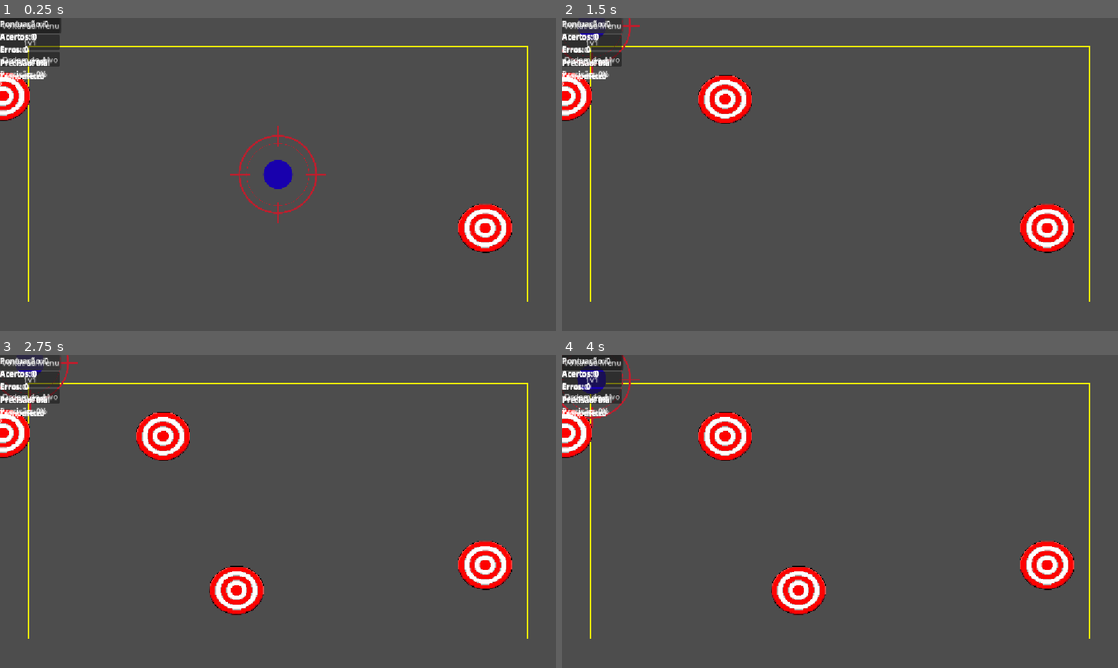
Above: before the commit, frames 1-4 (two rows, left to right).
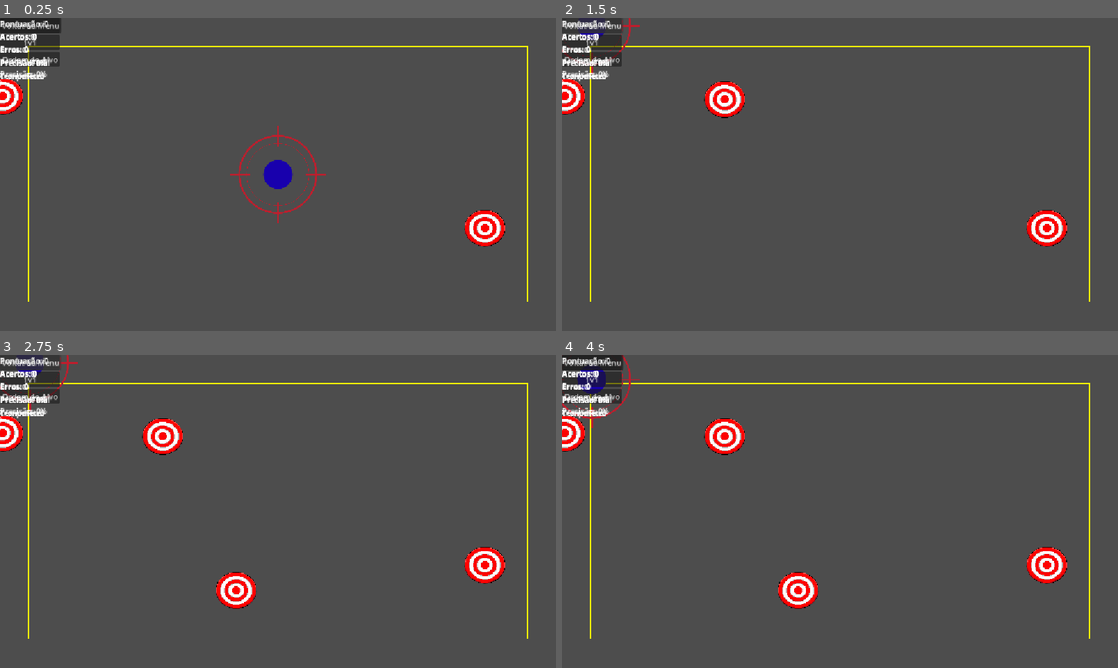
Above: after the commit, the same moments.

Repository: ditoslv/JOGO_CG2VA
Game: Godot game, scene res://main.tscn
The game is run twice, just before and just after one commit, with the same random seed, the same clock (stepped at 60 frames per second) and the same inputs.
Inputs:
- Up to frame 1 (0.25 s): no input
- Up to frame 2 (1.5 s): click "Ordem do Alvo" at 0.5 s; click "Solo" at 1.25 s
- Up to frame 3 (2.75 s): click "Solo" at 2 s
- Up to frame 4 (4 s): click "1v1" at 2.75 s; click "1v1" at 3.5 s

The runs differ from the first frame. In frame 1, 1.7% of the frame differs, in the area x 0-93%, y 17-76%; in frame 2, 2.8%; in frame 3, 4.0%, in the area x 0-93%, y 17-84%; in frame 4, 4.0%.

Commit message:
Mudança no disparo e no ordermode
Resolução do erro de dois sons ao mesmo tempo ao atirar

Pessoa responsável pela alternação entre os modos precisa alternar qual nó/cena recebe o disparo

Diff:
--- a/TESTES/Teste_core.tscn
+++ b/TESTES/Teste_core.tscn
@@ -5,11 +5,31 @@
 [ext_resource type="Texture2D" uid="uid://d26oyh36jb5m0" path="res://SPRITES/MIRA.png" id="2_8fgkk"]
 [ext_resource type="Script" uid="uid://cllj5s26xrkvq" path="res://scripts/Core/Disparo.gd" id="2_jux5a"]
 [ext_resource type="Script" uid="uid://buup8ds55ltry" path="res://scripts/Core/TargetSpawner.gd" id="3_vcogu"]
-[ext_resource type="PackedScene" uid="uid://cyg2v6d3pvwo2" path="res://scenes/Targets/Target.tscn" id="4_target"]
+[ext_resource type="Script" uid="uid://cm4no4rmy7uqs" path="res://scripts/Target/Target.gd" id="6_142bc"]
 [ext_resource type="Script" uid="uid://qdxy1fd2bi5i" path="res://scripts/ui/menu.gd" id="7_46cfb"]
+[ext_resource type="Texture2D" uid="uid://dk8tuomsdnn3v" path="res://assents/sprites/Sprite_alvo.png" id="7_vxhi4"]
 [ext_resource type="PackedScene" uid="uid://dydgxgiy8lrrk" path="res://scenes/modes/order_mode.tscn" id="8_38t1j"]
+[ext_resource type="Script" uid="uid://cr62reqkj2i81" path="res://scripts/Target/TargetImpactoParticulas.gd" id="8_awugp"]
 [ext_resource type="PackedScene" uid="uid://bb5y78wdwf46d" path="res://scenes/ui/hud.tscn" id="9_142bc"]
 [ext_resource type="PackedScene" uid="uid://bia2ga1ibfc4d" path="res://scenes/ui/result_screen.tscn" id="10_vxhi4"]
+
+[sub_resource type="CircleShape2D" id="CircleShape2D_xrivr"]
+radius = 41.01219
+
+[sub_resource type="PackedScene" id="PackedScene_igf60"]
+_bundled = {
+"conn_count": 0,
+"conns": PackedInt32Array(),
+"editable_instances": [],
+"id_paths": [PackedInt32Array(), PackedInt32Array(), PackedInt32Array()],
+"names": PackedStringArray("Target", "Area2D", "script", "Sprite2D", "Sprite2D", "scale", "texture", "CollisionShape2D", "CollisionShape2D", "shape", "CPUParticles2D", "CPUParticles2D", "script", "emitting", "amount", "one_shot", "explosiveness", "local_coords", "emission_shape", "emission_sphere_radius", "spread", "gravity", "initial_velocity_min", "initial_velocity_max", "scale_amount_max", "color"),
+"node_count": 4,
+"node_ids": PackedInt32Array(634500549, 1250471567, 892232909, 1830033708),
+"node_paths": [NodePath("."), NodePath("."), NodePath(".")],
+"nodes": PackedInt32Array(-1, -1, 1, 0, -1, 1, 2, 0, 0, 1073741824, 0, 4, 3, -1, 2, 5, 1, 6, 2, 0, 1073741825, 0, 8, 7, -1, 1, 9, 3, 0, 1073741826, 0, 11, 10, -1, 14, 12, 4, 13, 5, 14, 6, 15, 7, 16, 8, 17, 9, 18, 10, 19, 11, 20, 12, 21, 13, 22, 14, 23, 15, 24, 16, 25, 17, 0),
+"variants": [ExtResource("6_142bc"), Vector2(0.14442465, 0.13385083), ExtResource("7_vxhi4"), SubResource("CircleShape2D_xrivr"), ExtResource("8_awugp"), false, 20, true, 1.0, false, 1, 45.85, 180.0, Vector2(0, 200), 150.0, 300.0, 10.0, Color(0.80302876, 0, 0.104973994, 1)],
+"version": 3
+}
 
 [node name="TesteCore" type="Node2D" unique_id=427464315]
 script = ExtResource("1_2f32m")
@@ -26,7 +46,7 @@
 
 [node name="Spawner" type="Node2D" parent="." unique_id=870228428]
 script = ExtResource("3_vcogu")
-target_scene = ExtResource("4_target")
+target_scene = SubResource("PackedScene_igf60")
 
 [node name="CanvasLayer" type="CanvasLayer" parent="." unique_id=879149472]
 
@@ -60,6 +80,7 @@
 text = "Ordem do Alvo"
 
 [node name="OrderMode" parent="." unique_id=1456624125 instance=ExtResource("8_38t1j")]
+iniciar_automaticamente = false
 
 [node name="HUD" parent="." unique_id=494623424 instance=ExtResource("9_142bc")]
 
--- a/scenes/Targets/Target.tscn
+++ b/scenes/Targets/Target.tscn
@@ -1,29 +1,28 @@
-[gd_scene load_steps=5 format=3 uid="uid://cyg2v6d3pvwo2"]
+[gd_scene format=3 uid="uid://cyg2v6d3pvwo2"]
 
 [ext_resource type="Script" uid="uid://cm4no4rmy7uqs" path="res://scripts/Target/Target.gd" id="1_v1p5q"]
 [ext_resource type="Texture2D" uid="uid://dk8tuomsdnn3v" path="res://assents/sprites/Sprite_alvo.png" id="2_sprite"]
-[ext_resource type="Script" path="res://scripts/Target/TargetImpactoParticulas.gd" id="3_particulas"]
+[ext_resource type="Script" uid="uid://cr62reqkj2i81" path="res://scripts/Target/TargetImpactoParticulas.gd" id="3_particulas"]
 
 [sub_resource type="CircleShape2D" id="CircleShape2D_xrivr"]
-radius = 34.132095
+radius = 41.01219
 
 [node name="Target" type="Area2D" unique_id=634500549]
 script = ExtResource("1_v1p5q")
 
 [node name="Sprite2D" type="Sprite2D" parent="." unique_id=1250471567]
-scale = Vector2(0.14442465, 0.13385083)
+scale = Vector2(0.108, 0.1)
 texture = ExtResource("2_sprite")
 
 [node name="CollisionShape2D" type="CollisionShape2D" parent="." unique_id=892232909]
+position = Vector2(2, 0)
 shape = SubResource("CircleShape2D_xrivr")
 
 [node name="CPUParticles2D" type="CPUParticles2D" parent="." unique_id=1830033708]
-script = ExtResource("3_particulas")
 emitting = false
 amount = 20
 one_shot = true
 explosiveness = 1.0
-local_coords = false
 emission_shape = 1
 emission_sphere_radius = 45.85
 spread = 180.0
@@ -32,3 +31,4 @@
 initial_velocity_max = 300.0
 scale_amount_max = 10.0
 color = Color(0.80302876, 0, 0.104973994, 1)
+script = ExtResource("3_particulas")
--- a/scripts/Core/Disparo.gd
+++ b/scripts/Core/Disparo.gd
@@ -1,13 +1,13 @@
 extends Node2D
 class_name Disparo
 
-## Sistema de disparo instantâneo (hit-scan pontual), adequado para
-## um shooting gallery sem deslocamento do jogador.
-##
-## Depende do Autoload "ScoreSystem" já registrado no projeto
-## (Project Settings > Autoload) — ver ScoreSystem.gd.
+@export var ativo: bool = true
+
 
 func _unhandled_input(event: InputEvent) -> void:
+	if not ativo:
+		return
+
 	if event is InputEventMouseButton \
 	and event.pressed \
 	and event.button_index == MOUSE_BUTTON_LEFT:
@@ -19,13 +19,14 @@
 
 	var params := PhysicsPointQueryParameters2D.new()
 	params.position = get_global_mouse_position()
-	params.collide_with_areas = true   # IMPORTANTE: Target é Area2D
+	params.collide_with_areas = true
 	params.collide_with_bodies = false
 
-	var resultados := espaco.intersect_point(params, 1)
+	var resultados := espaco.intersect_point(params, 32)
 
-	if resultados.size() > 0:
-		var colisor = resultados[0]["collider"]
+	for resultado in resultados:
+		var colisor = resultado["collider"]
+
 		if colisor is Target and colisor.is_active:
 			colisor.registrar_acerto()
 			ScoreSystem.registrar_acerto(colisor.pontos)
--- a/scripts/modes/order_mode.gd
+++ b/scripts/modes/order_mode.gd
@@ -1,5 +1,5 @@
 extends Node2D
-
+@export var iniciar_automaticamente: bool = true
 @onready var label_sequencia = $LabelSequencia
 @onready var timer_exibicao = $TimerExibicaoSequencia
 @onready var hud = $HUD
@@ -17,6 +17,10 @@
 
 
 func _ready() -> void:
+	$Disparo.ativo = true
+	$Disparo.ativo = false
+	if not iniciar_automaticamente:
+		return
 	timer_exibicao.wait_time = tempo_exibicao_sequencia
 	timer_exibicao.one_shot = true
 	timer_exibicao.timeout.connect(_esconder_numeros)
